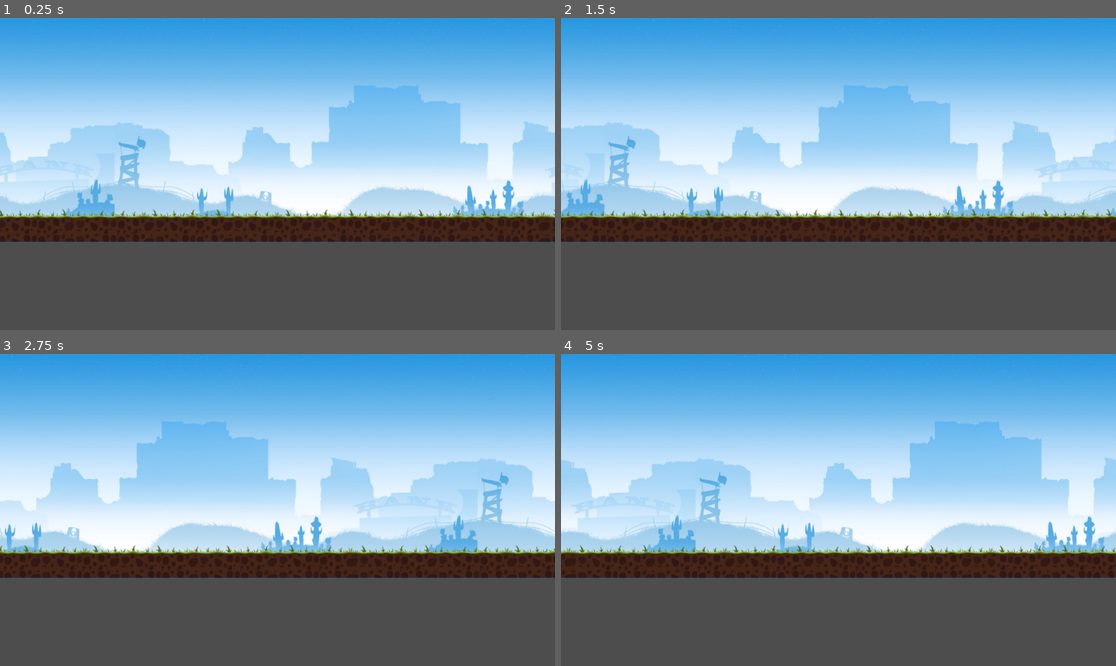
Above: before the commit, frames 1-4 (two rows, left to right).
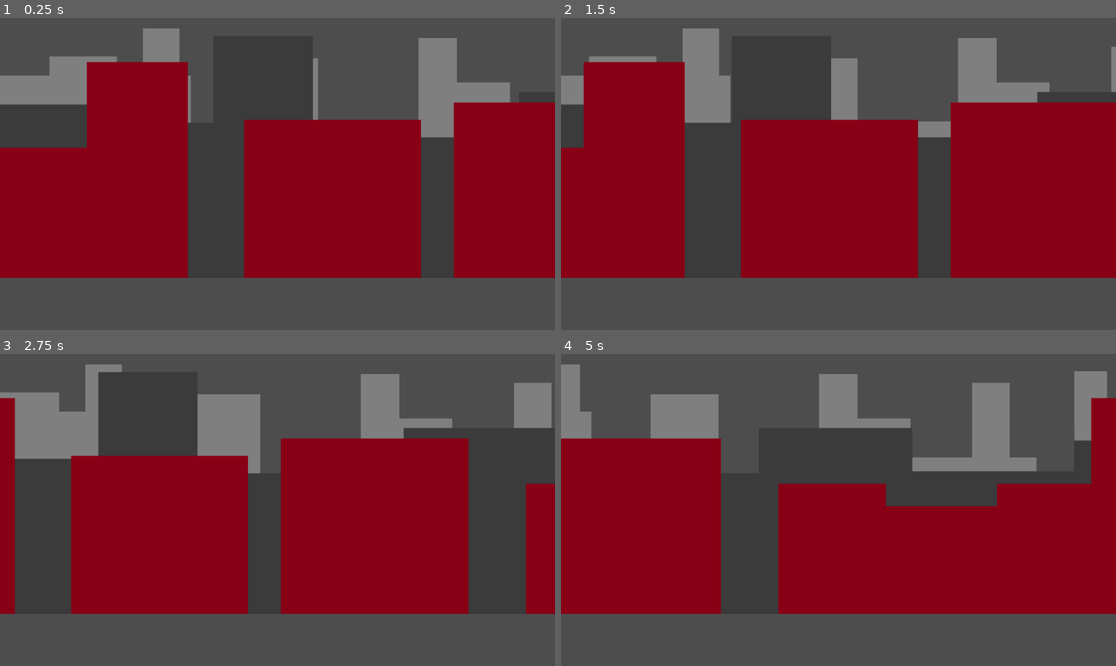
Above: after the commit, the same moments.

Repository: llapenna/run-4-your-bubbles
Game: Godot game, scene res://global/main.tscn
The game is run twice, just before and just after one commit, with the same random seed, the same clock (stepped at 60 frames per second) and the same inputs.
Inputs:
- Up to frame 1 (0.25 s): no input
- Up to frame 2 (1.5 s): no input
- Up to frame 3 (2.75 s): no input
- Up to frame 4 (5 s): no input

The runs differ from the first frame. In frame 1, 81% of the frame differs, in the area x 0-100%, y 0-84%; in frame 2, 81%; in frame 3, 80%; in frame 4, 82%.

Commit message:
Add multiple layers to background loop

Diff:
--- a/background/background.tscn
+++ b/background/background.tscn
@@ -1,16 +1,16 @@
 [gd_scene load_steps=3 format=3 uid="uid://dp6dj65rpuwy"]
 
-[ext_resource type="Texture2D" uid="uid://cvdf6r7qph40" path="res://background/bg.jpg" id="1_ayilv"]
+[ext_resource type="Texture2D" uid="uid://dby83s2rcpnie" path="res://background/bg1.png" id="1_uwfd7"]
 [ext_resource type="Script" path="res://background/movement.gd" id="2_538q6"]
 
 [node name="Sprite" type="Sprite2D"]
-position = Vector2(576, 233)
-texture = ExtResource("1_ayilv")
+scale = Vector2(0.5, 0.5)
+texture = ExtResource("1_uwfd7")
 script = ExtResource("2_538q6")
 
 [node name="VisibleOnScreenNotifier2D" type="VisibleOnScreenNotifier2D" parent="."]
-position = Vector2(-576, -233)
-scale = Vector2(11.53, 4.67)
+position = Vector2(-1920, -540)
+scale = Vector2(38.4, 10.8)
 rect = Rect2(0, 0, 100, 100)
 
 [connection signal="screen_entered" from="VisibleOnScreenNotifier2D" to="." method="_on_visible_on_screen_notifier_2d_screen_entered"]
--- a/background/looper.gd
+++ b/background/looper.gd
@@ -1,9 +1,13 @@
 extends Node
 
 var backgroundScene = preload("res://background/background.tscn")
-var texture = Image.load_from_file("res://background/bg.jpg")
+@export var texture: CompressedTexture2D
+
+@export var slowingFactor = .9
+var speed = 1
 
 func spawn_next():
+	print_debug("Adding next")
 	var last = get_sprites()[-1]
 
 	if !last:
@@ -12,7 +16,8 @@
 	var instance: Sprite2D = backgroundScene.instantiate()
 	$".".add_child(instance)
 
-	instance.position.x += last.position.x + get_bg_length()/2
+	instance.position.x += last.position.x + get_bg_length() / 2
+	instance.texture = texture
 	instance.connect("on_background_entered", Callable(self, "spawn_next"))
 
 
@@ -22,6 +27,7 @@
 	if !first:
 		return
 
+	print_debug("Removing previous", first)
 	first.queue_free()
 
 func get_bg_length() -> int:
@@ -42,14 +48,13 @@
 
 # Called every frame. 'delta' is the elapsed time since the previous frame.
 func _process(_delta: float) -> void:
-	pass
+	var main = $"/root/Main"
+	speed = (main.speed if main else 1) * slowingFactor
 
 
 func _on_sprite_on_background_entered() -> void:
-	print("Needs new background")
 	spawn_next()
 
 
 func _on_sprite_on_background_exited() -> void:
-	print("Remove background")
 	remove_previous()
--- a/background/movement.gd
+++ b/background/movement.gd
@@ -4,19 +4,15 @@
 signal on_background_exited
 
 @onready var sprite: Node2D = $"."
-var factor = 1
-
-func get_speed() -> float:
-	var main = $"/root/Main"
-	return main.speed if main else -1
 
 # Called when the node enters the scene tree for the first time.
 func _ready() -> void:
-	pass
+	var texture = get_parent().texture
+	$".".texture = texture
 
 # Called every frame. 'delta' is the elapsed time since the previous frame.
 func _process(delta: float) -> void:
-	sprite.position.x -= get_speed()
+	sprite.position.x -= get_parent().speed
 
 
 func _on_visible_on_screen_notifier_2d_screen_entered() -> void:
--- a/global/main.tscn
+++ b/global/main.tscn
@@ -1,10 +1,25 @@
-[gd_scene load_steps=3 format=3 uid="uid://dt16av3gwv058"]
+[gd_scene load_steps=6 format=3 uid="uid://dt16av3gwv058"]
 
 [ext_resource type="Script" path="res://global/speed.gd" id="1_a40dn"]
 [ext_resource type="PackedScene" uid="uid://f4oj74h6vfye" path="res://background/layer.tscn" id="2_8rev6"]
+[ext_resource type="Texture2D" uid="uid://dby83s2rcpnie" path="res://background/bg1.png" id="3_ye3ty"]
+[ext_resource type="Texture2D" uid="uid://c1nyf51jlnf4s" path="res://background/bg2.png" id="4_20kst"]
+[ext_resource type="Texture2D" uid="uid://badl1ehhuy4cl" path="res://background/bg3.png" id="5_mwbia"]
 
 [node name="Main" type="Node2D"]
 script = ExtResource("1_a40dn")
 factor = 1.1
 
-[node name="Wrapper" parent="." instance=ExtResource("2_8rev6")]
+[node name="Layer3" parent="." instance=ExtResource("2_8rev6")]
+position = Vector2(960, 270)
+texture = ExtResource("5_mwbia")
+slowingFactor = 0.3
+
+[node name="Layer2" parent="." instance=ExtResource("2_8rev6")]
+position = Vector2(960, 270)
+texture = ExtResource("4_20kst")
+slowingFactor = 0.6
+
+[node name="Layer" parent="." instance=ExtResource("2_8rev6")]
+position = Vector2(960, 270)
+texture = ExtResource("3_ye3ty")
